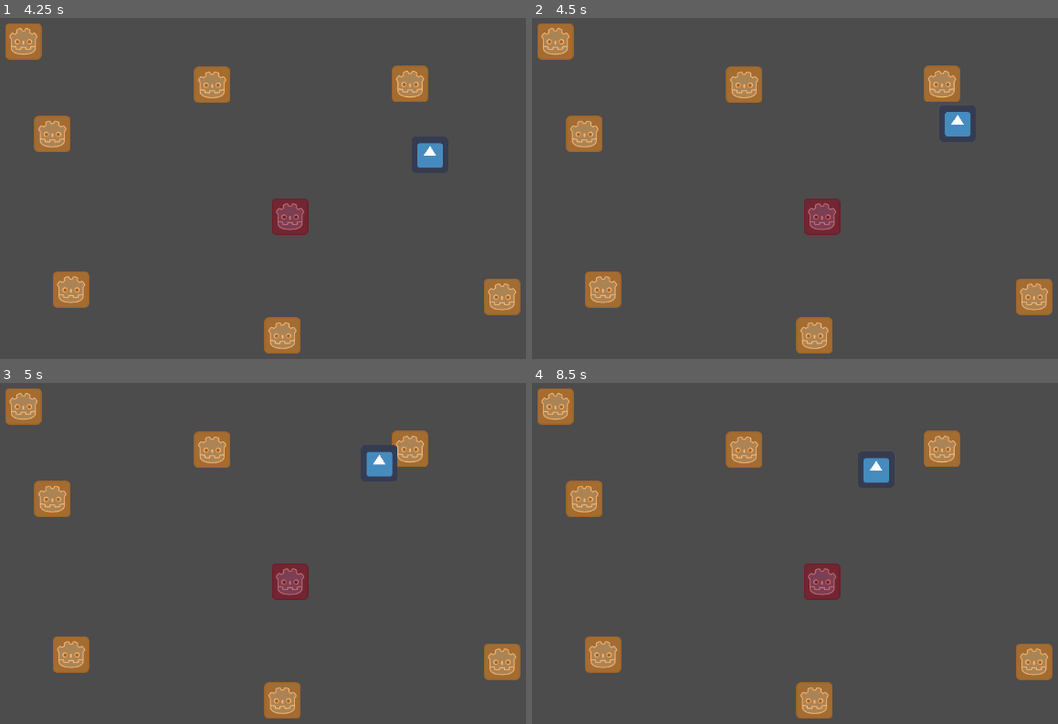
Above: before the commit, frames 1-4 (two rows, left to right).
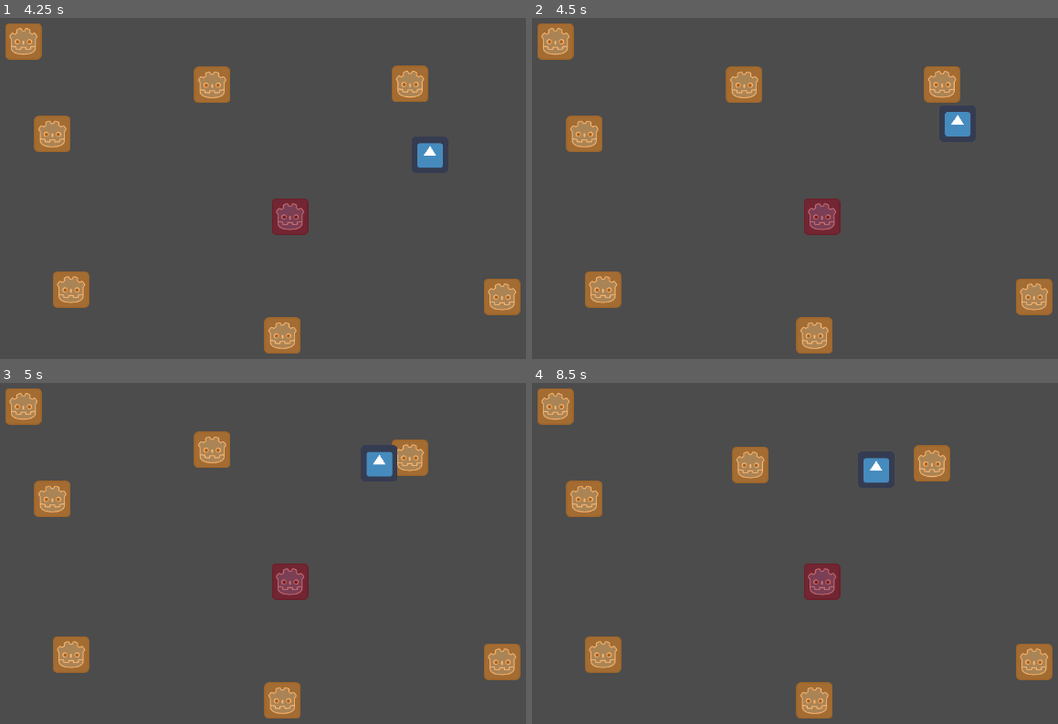
Above: after the commit, the same moments.

Repository: Ant0yne/action_concierge
Game: Godot game, scene res://Scenes/Menu.tscn
Same seed, same stepped clock (60 frames per second), same inputs: the game is played once before the commit and once after it. The engine's default icon, where the game draws it, is replaced by a stand-in: a white triangle on a blue panel in a dark square.
Inputs (mouse positions are in pixels of both pictures, inside the frame that each line leads up to):
- Up to frame 1 (4.25 s): click (26, 328) at 0.5 s; tap Enter at 1.25 s; hold Right (ui_right) 1.28-2.03 s; hold Down (ui_down) 2.03-2.78 s; tap Space at 2.75 s; hold Right (ui_right) 2.78-3.53 s; hold Up (ui_up) from 3.53 s (still down)
- Up to frame 2 (4.5 s): release Up (ui_up) at 4.28 s; hold Left (ui_left) from 4.28 s (still down)
- Up to frame 3 (5 s): keep holding Left (ui_left)
- Up to frame 4 (8.5 s): release Left (ui_left) at 5.78 s; hold Down (ui_down) 5.78-6.53 s; hold Right (ui_right) 6.53-7.28 s; hold Up (ui_up) 7.28-8.03 s; hold Right (ui_right) from 8.03 s (still down)

Frame 1 is identical in both runs. In frame 2, less than 0.1% of the frame differs, in the area x 75-81%, y 13-25%; in frame 3, 0.6%; in frame 4, 2.1%, in the area x 36-82%, y 13-30%.

Commit message:
rangement code + detection box + chasse

Diff:
--- /dev/null
+++ b/Scenes/DetectionPerso.gd
@@ -0,0 +1,12 @@
+extends Area2D
+
+var perso = null
+
+func _voit_perso():
+	return perso != null
+
+func _on_DetectionPerso_body_entered(body):
+	perso = body
+
+func _on_DetectionPerso_body_exited(body):
+	perso = null
--- /dev/null
+++ b/Scenes/DetectionPerso.tscn
@@ -0,0 +1,12 @@
+[gd_scene load_steps=2 format=2]
+
+[ext_resource path="res://Scenes/DetectionPerso.gd" type="Script" id=1]
+
+[node name="DetectionPerso" type="Area2D"]
+collision_layer = 0
+collision_mask = 2
+script = ExtResource( 1 )
+
+[node name="CollisionShape2D" type="CollisionShape2D" parent="."]
+[connection signal="body_entered" from="." to="." method="_on_DetectionPerso_body_entered"]
+[connection signal="body_exited" from="." to="." method="_on_DetectionPerso_body_exited"]
--- a/Scenes/HurtBox.tscn
+++ b/Scenes/HurtBox.tscn
@@ -1,7 +1,12 @@
-[gd_scene format=2]
+[gd_scene load_steps=2 format=2]
+
+[ext_resource path="res://Script/HurtBox.gd" type="Script" id=1]
+
 
 [node name="HurtBoxe" type="Area2D"]
 collision_layer = 0
 collision_mask = 0
+script = ExtResource( 1 )
 
 [node name="CollisionShape2D" type="CollisionShape2D" parent="."]
+[connection signal="area_entered" from="." to="." method="_on_HurtBoxe_area_entered"]
--- a/Scenes/Perso.tscn
+++ b/Scenes/Perso.tscn
@@ -27,34 +27,69 @@
 "name": "Marche Gauche",
 "speed": 5.0
 }, {
+"frames": [ ExtResource( 5 ) ],
+"loop": true,
+"name": "Marche Bas",
+"speed": 5.0
+}, {
+"frames": [ ExtResource( 4 ) ],
+"loop": true,
+"name": "Marche Droite",
+"speed": 5.0
+}, {
+"frames": [ ExtResource( 8 ) ],
+"loop": true,
+"name": "Idle Gauche",
+"speed": 5.0
+}, {
+"frames": [ ExtResource( 17 ) ],
+"loop": true,
+"name": "Dash Haut",
+"speed": 5.0
+}, {
 "frames": [ ExtResource( 6 ) ],
 "loop": true,
 "name": "Marche Haut",
 "speed": 5.0
 }, {
-"frames": [ ExtResource( 8 ) ],
-"loop": true,
-"name": "Idle Gauche",
-"speed": 5.0
-}, {
-"frames": [ ExtResource( 4 ) ],
-"loop": true,
-"name": "Marche Droite",
-"speed": 5.0
-}, {
 "frames": [ ExtResource( 7 ) ],
 "loop": true,
 "name": "Idle Droite",
 "speed": 5.0
 }, {
+"frames": [ ExtResource( 13 ) ],
+"loop": true,
+"name": "Attaque haut",
+"speed": 5.0
+}, {
+"frames": [ ExtResource( 12 ) ],
+"loop": true,
+"name": "Attaque Droite",
+"speed": 5.0
+}, {
+"frames": [ ExtResource( 15 ) ],
+"loop": true,
+"name": "Dash Bas",
+"speed": 5.0
+}, {
+"frames": [ ExtResource( 16 ) ],
+"loop": true,
+"name": "Dash Gauche",
+"speed": 5.0
+}, {
+"frames": [ ExtResource( 1 ) ],
+"loop": true,
+"name": "Idle Haut",
+"speed": 5.0
+}, {
 "frames": [ ExtResource( 11 ) ],
 "loop": true,
 "name": "Attaque Bas",
 "speed": 5.0
 }, {
-"frames": [ ExtResource( 5 ) ],
-"loop": true,
-"name": "Marche Bas",
+"frames": [ ExtResource( 3 ) ],
+"loop": true,
+"name": "Idle Bas",
 "speed": 5.0
 }, {
 "frames": [ ExtResource( 10 ) ],
@@ -62,44 +97,9 @@
 "name": "Attaque Gauche",
 "speed": 5.0
 }, {
-"frames": [ ExtResource( 3 ) ],
-"loop": true,
-"name": "Idle Bas",
-"speed": 5.0
-}, {
-"frames": [ ExtResource( 12 ) ],
-"loop": true,
-"name": "Attaque Droite",
-"speed": 5.0
-}, {
-"frames": [ ExtResource( 13 ) ],
-"loop": true,
-"name": "Attaque haut",
-"speed": 5.0
-}, {
-"frames": [ ExtResource( 1 ) ],
-"loop": true,
-"name": "Idle Haut",
-"speed": 5.0
-}, {
-"frames": [ ExtResource( 15 ) ],
-"loop": true,
-"name": "Dash Bas",
-"speed": 5.0
-}, {
 "frames": [ ExtResource( 18 ) ],
 "loop": true,
 "name": "Dash Droite",
-"speed": 5.0
-}, {
-"frames": [ ExtResource( 16 ) ],
-"loop": true,
-"name": "Dash Gauche",
-"speed": 5.0
-}, {
-"frames": [ ExtResource( 17 ) ],
-"loop": true,
-"name": "Dash Haut",
 "speed": 5.0
 } ]
 
@@ -783,50 +783,25 @@
 max_space = Vector2( 1, 1.1 )
 blend_mode = 1
 
-[sub_resource type="AnimationNodeAnimation" id=41]
+[sub_resource type="AnimationNodeAnimation" id=24]
 animation = "DashGauche"
 
-[sub_resource type="AnimationNodeAnimation" id=42]
+[sub_resource type="AnimationNodeAnimation" id=25]
 animation = "DashBas"
 
-[sub_resource type="AnimationNodeAnimation" id=43]
+[sub_resource type="AnimationNodeAnimation" id=26]
 animation = "DashDroite"
 
-[sub_resource type="AnimationNodeAnimation" id=44]
+[sub_resource type="AnimationNodeAnimation" id=27]
 animation = "DashHaut"
-
-[sub_resource type="AnimationNodeBlendSpace2D" id=45]
-blend_point_0/node = SubResource( 41 )
-blend_point_0/pos = Vector2( -1, 0 )
-blend_point_1/node = SubResource( 42 )
-blend_point_1/pos = Vector2( 0, 1.1 )
-blend_point_2/node = SubResource( 43 )
-blend_point_2/pos = Vector2( 1, 0 )
-blend_point_3/node = SubResource( 44 )
-blend_point_3/pos = Vector2( 0, -1.1 )
-min_space = Vector2( -1, -1.1 )
-max_space = Vector2( 1, 1.1 )
-blend_mode = 1
-
-[sub_resource type="AnimationNodeAnimation" id=24]
-animation = "IdleGauche"
-
-[sub_resource type="AnimationNodeAnimation" id=25]
-animation = "IdleDroite"
-
-[sub_resource type="AnimationNodeAnimation" id=26]
-animation = "IdleBas"
-
-[sub_resource type="AnimationNodeAnimation" id=27]
-animation = "IldeHaut"
 
 [sub_resource type="AnimationNodeBlendSpace2D" id=28]
 blend_point_0/node = SubResource( 24 )
 blend_point_0/pos = Vector2( -1, 0 )
 blend_point_1/node = SubResource( 25 )
-blend_point_1/pos = Vector2( 1, 0 )
+blend_point_1/pos = Vector2( 0, 1.1 )
 blend_point_2/node = SubResource( 26 )
-blend_point_2/pos = Vector2( 0, 1.1 )
+blend_point_2/pos = Vector2( 1, 0 )
 blend_point_3/node = SubResource( 27 )
 blend_point_3/pos = Vector2( 0, -1.1 )
 min_space = Vector2( -1, -1.1 )
@@ -834,16 +809,16 @@
 blend_mode = 1
 
 [sub_resource type="AnimationNodeAnimation" id=29]
-animation = "MarcheGauche"
+animation = "IdleGauche"
 
 [sub_resource type="AnimationNodeAnimation" id=30]
-animation = "MarcheDroite"
+animation = "IdleDroite"
 
 [sub_resource type="AnimationNodeAnimation" id=31]
-animation = "MarcheBas"
+animation = "IdleBas"
 
 [sub_resource type="AnimationNodeAnimation" id=32]
-animation = "MarcheHaut"
+animation = "IldeHaut"
 
 [sub_resource type="AnimationNodeBlendSpace2D" id=33]
 blend_point_0/node = SubResource( 29 )
@@ -858,34 +833,59 @@
 max_space = Vector2( 1, 1.1 )
 blend_mode = 1
 
-[sub_resource type="AnimationNodeStateMachineTransition" id=34]
-
-[sub_resource type="AnimationNodeStateMachineTransition" id=35]
-
-[sub_resource type="AnimationNodeStateMachineTransition" id=36]
-
-[sub_resource type="AnimationNodeStateMachineTransition" id=37]
-
-[sub_resource type="AnimationNodeStateMachineTransition" id=46]
-
-[sub_resource type="AnimationNodeStateMachineTransition" id=47]
-
-[sub_resource type="AnimationNodeStateMachine" id=38]
+[sub_resource type="AnimationNodeAnimation" id=34]
+animation = "MarcheGauche"
+
+[sub_resource type="AnimationNodeAnimation" id=35]
+animation = "MarcheDroite"
+
+[sub_resource type="AnimationNodeAnimation" id=36]
+animation = "MarcheBas"
+
+[sub_resource type="AnimationNodeAnimation" id=37]
+animation = "MarcheHaut"
+
+[sub_resource type="AnimationNodeBlendSpace2D" id=38]
+blend_point_0/node = SubResource( 34 )
+blend_point_0/pos = Vector2( -1, 0 )
+blend_point_1/node = SubResource( 35 )
+blend_point_1/pos = Vector2( 1, 0 )
+blend_point_2/node = SubResource( 36 )
+blend_point_2/pos = Vector2( 0, 1.1 )
+blend_point_3/node = SubResource( 37 )
+blend_point_3/pos = Vector2( 0, -1.1 )
+min_space = Vector2( -1, -1.1 )
+max_space = Vector2( 1, 1.1 )
+blend_mode = 1
+
+[sub_resource type="AnimationNodeStateMachineTransition" id=39]
+
+[sub_resource type="AnimationNodeStateMachineTransition" id=40]
+
+[sub_resource type="AnimationNodeStateMachineTransition" id=41]
+
+[sub_resource type="AnimationNodeStateMachineTransition" id=42]
+
+[sub_resource type="AnimationNodeStateMachineTransition" id=43]
+
+[sub_resource type="AnimationNodeStateMachineTransition" id=44]
+
+[sub_resource type="AnimationNodeStateMachine" id=45]
 states/Attaque/node = SubResource( 23 )
 states/Attaque/position = Vector2( 320, 244 )
-states/Dash/node = SubResource( 45 )
+states/Dash/node = SubResource( 28 )
 states/Dash/position = Vector2( 320, 25 )
-states/Idle/node = SubResource( 28 )
+states/Idle/node = SubResource( 33 )
 states/Idle/position = Vector2( 320, 138 )
-states/Marche/node = SubResource( 33 )
+states/Marche/node = SubResource( 38 )
 states/Marche/position = Vector2( 540, 138 )
-transitions = [ "Idle", "Marche", SubResource( 34 ), "Marche", "Idle", SubResource( 35 ), "Attaque", "Idle", SubResource( 36 ), "Idle", "Attaque", SubResource( 37 ), "Dash", "Idle", SubResource( 46 ), "Idle", "Dash", SubResource( 47 ) ]
+transitions = [ "Idle", "Marche", SubResource( 39 ), "Marche", "Idle", SubResource( 40 ), "Attaque", "Idle", SubResource( 41 ), "Idle", "Attaque", SubResource( 42 ), "Dash", "Idle", SubResource( 43 ), "Idle", "Dash", SubResource( 44 ) ]
 start_node = "Idle"
 graph_offset = Vector2( -74, -28 )
 
-[sub_resource type="AnimationNodeStateMachinePlayback" id=39]
-
-[sub_resource type="RectangleShape2D" id=40]
+[sub_resource type="AnimationNodeStateMachinePlayback" id=46]
+
+[sub_resource type="RectangleShape2D" id=47]
 extents = Vector2( 19, 28 )
 
 [node name="Personnage" type="KinematicBody2D"]
@@ -895,7 +895,7 @@
 [node name="AnimatedSprite" type="AnimatedSprite" parent="."]
 position = Vector2( 0, -23 )
 frames = SubResource( 1 )
-animation = "Dash Bas"
+animation = "Marche Droite"
 
 [node name="CollisionShape2D" type="CollisionShape2D" parent="."]
 shape = SubResource( 2 )
--- a/Scenes/RH.tscn
+++ b/Scenes/RH.tscn
@@ -1,9 +1,10 @@
-[gd_scene load_steps=8 format=2]
+[gd_scene load_steps=10 format=2]
 
 [ext_resource path="res://RH/RH.png" type="Texture" id=1]
 [ext_resource path="res://Script/RH.gd" type="Script" id=2]
 [ext_resource path="res://Scenes/HurtBox.tscn" type="PackedScene" id=3]
 [ext_resource path="res://Scenes/Stats.tscn" type="PackedScene" id=4]
+[ext_resource path="res://Scenes/DetectionPerso.tscn" type="PackedScene" id=5]
 
 [sub_resource type="SpriteFrames" id=1]
 animations = [ {
@@ -13,11 +14,14 @@
 "speed": 5.0
 } ]
 
-[sub_resource type="RectangleShape2D" id=3]
+[sub_resource type="RectangleShape2D" id=2]
 extents = Vector2( 29.8772, 6.01342 )
 
-[sub_resource type="RectangleShape2D" id=2]
+[sub_resource type="RectangleShape2D" id=3]
 extents = Vector2( 30.0082, 29.8916 )
+
+[sub_resource type="CircleShape2D" id=4]
+radius = 108.383
 
 [node name="RH" type="KinematicBody2D"]
 collision_layer = 16
@@ -28,17 +32,25 @@
 
 [node name="CollisionShape2D" type="CollisionShape2D" parent="."]
 position = Vector2( 0, 24 )
-shape = SubResource( 3 )
+shape = SubResource( 2 )
 
 [node name="HurtBoxe" parent="." instance=ExtResource( 3 )]
 collision_layer = 8
 
 [node name="CollisionShape2D" parent="HurtBoxe" index="0"]
-shape = SubResource( 2 )
+shape = SubResource( 3 )
 
 [node name="Stats" parent="." instance=ExtResource( 4 )]
 max_vie = 3
+
+[node name="DetectionPerso" parent="." instance=ExtResource( 5 )]
+
+[node name="CollisionShape2D" parent="DetectionPerso" index="0"]
+modulate = Color( 1, 1, 1, 0.313726 )
+shape = SubResource( 4 )
 [connection signal="area_entered" from="HurtBoxe" to="." method="_on_HurtBoxe_area_entered"]
 [connection signal="vie_zero" from="Stats" to="." method="_on_Stats_vie_zero"]
 
 [editable path="HurtBoxe"]
+
+[editable path="DetectionPerso"]
--- a/Scenes/RHEffect.tscn
+++ b/Scenes/RHEffetMort.tscn
@@ -1,7 +1,7 @@
 [gd_scene load_steps=4 format=2]
 
 [ext_resource path="res://Effet/RHeffet.png" type="Texture" id=1]
-[ext_resource path="res://Script/RHEffect.gd" type="Script" id=2]
+[ext_resource path="res://Script/Effet.gd" type="Script" id=2]
 
 [sub_resource type="SpriteFrames" id=1]
 animations = [ {
@@ -11,9 +11,6 @@
 "speed": 12.0
 } ]
 
-[node name="RHEffect" type="Node2D"]
+[node name="RHEffetMort" type="AnimatedSprite"]
+frames = SubResource( 1 )
 script = ExtResource( 2 )
-
-[node name="AnimatedSprite" type="AnimatedSprite" parent="."]
-frames = SubResource( 1 )
-[connection signal="animation_finished" from="AnimatedSprite" to="." method="_on_AnimatedSprite_animation_finished"]
--- /dev/null
+++ b/Scenes/RHEffetTouche.tscn
@@ -0,0 +1,16 @@
+[gd_scene load_steps=4 format=2]
+
+[ext_resource path="res://RH/RH_touche.png" type="Texture" id=1]
+[ext_resource path="res://Script/Effet.gd" type="Script" id=2]
+
+[sub_resource type="SpriteFrames" id=1]
+animations = [ {
+"frames": [ ExtResource( 1 ), null, ExtResource( 1 ), null ],
+"loop": false,
+"name": "default",
+"speed": 12.0
+} ]
+
+[node name="RHEffetTouche" type="AnimatedSprite"]
+frames = SubResource( 1 )
+script = ExtResource( 2 )
--- /dev/null
+++ b/Script/Effet.gd
@@ -0,0 +1,9 @@
+extends AnimatedSprite
+
+func _ready():
+	connect("animation_finished", self,"_quand_animation_finie")
+	frame = 0
+	play("default")
+
+func _quand_animation_finie():
+	queue_free()
--- a/Script/HitBox.gd
+++ b/Script/HitBox.gd
@@ -1,3 +1,3 @@
 extends Area2D
 
-export var dommage = 1
+export var dommage = int(1)
--- /dev/null
+++ b/Script/HurtBox.gd
@@ -0,0 +1,12 @@
+extends Area2D
+
+export var touche_visible = bool(true)
+
+const RHEffetTouche = preload("res://Scenes/RHEffetTouche.tscn")
+
+func _on_HurtBoxe_area_entered(area):
+	if touche_visible:
+		var effet = RHEffetTouche.instance()
+		var main = get_tree().current_scene
+		main.add_child(effet)
+		effet.global_position = global_position
--- a/Script/Menu.gd
+++ b/Script/Menu.gd
@@ -7,6 +7,5 @@
 func _on_Quitter_button_up():
 	get_tree().quit()
 
-
 func _on_Jouer_button_up():
 	get_tree().change_scene("res://Scenes/Main.tscn")
--- a/Script/Personnage.gd
+++ b/Script/Personnage.gd
@@ -37,7 +37,6 @@
 
 		ATTAQUE:
 			attaque_etat(delta)
-
 
 func marche_etat(delta):
 	var input_vecteur = Vector2.ZERO
--- a/Script/RH.gd
+++ b/Script/RH.gd
@@ -1,21 +1,61 @@
 extends KinematicBody2D
 
-const FORCE_RECUL = 150
+const RHEffetMort = preload("res://Scenes/RHEffetMort.tscn")
+
+const FORCE_RECUL = int(350)
+const ACCELERATION = int(100)
+const VIT_MAX = int(50)
+const FRICTION = int(600)
 
 onready var stats = $Stats
+onready var detectionPerso = $DetectionPerso
+onready var animatedSprite = $AnimatedSprite
 
+var velocite = Vector2.ZERO
 var recul = Vector2.ZERO
 
+enum {
+	IDLE,
+	MARCHE,
+	CHASSE
+}
+
+var etat = CHASSE
+
 func _physics_process(delta):
-	recul = recul.move_toward(Vector2.ZERO, 200 * delta)
+	recul = recul.move_toward(Vector2.ZERO, FRICTION * delta)
 	recul = move_and_slide(recul)
 
+	match etat :
+		IDLE:
+			velocite = velocite.move_toward(Vector2.ZERO, FRICTION * delta)
+			_a_vu_perso()
+
+		MARCHE:
+			pass
+
+		CHASSE:
+			_chasse_perso(delta)
+
+	velocite = move_and_slide(velocite)
+
+func _a_vu_perso():
+	if detectionPerso._voit_perso():
+		etat = CHASSE
+
+func _chasse_perso(delta):
+	var perso = detectionPerso.perso
+	if perso != null:
+		var direction_perso = (perso.global_position - global_position).normalized()
+		velocite = velocite.move_toward(direction_perso * VIT_MAX, ACCELERATION * delta)
+	else:
+		etat = IDLE
+	animatedSprite.flip_h = velocite.x < 0
+
 func creation_rh_effect():
-	var RHEffect = load("res://Scenes/RHEffect.tscn")
-	var rhEffect = RHEffect.instance()
-	var main = get_tree().current_scene
-	main.add_child(rhEffect)
-	rhEffect.global_position = global_position
+	var rhEffetMort = RHEffetMort.instance()
+	get_parent().add_child(rhEffetMort)
+	rhEffetMort.global_position = global_position
 
 func _on_HurtBoxe_area_entered(area):
 	recul = area.recul_vecteur * FORCE_RECUL
--- a/Script/RHEffect.gd
+++ /dev/null
@@ -1,10 +0,0 @@
-extends Node2D
-
-onready var animatedSprite = $AnimatedSprite
-
-func _ready():
-	animatedSprite.frame = 0
-	animatedSprite.play("default")
-
-func _on_AnimatedSprite_animation_finished():
-	queue_free()
--- a/Script/Stats.gd
+++ b/Script/Stats.gd
@@ -1,7 +1,7 @@
 extends Node
 
-export var max_vie = 1
-onready var vie = max_vie setget set_vie
+export var max_vie = int(1)
+onready var vie = int(max_vie) setget set_vie
 
 signal vie_zero
 
Binary file added: RH/RH_touche.png
Not shown, added: RH/RH_touche.png.import
Not shown: 2 places in Scenes/Perso.tscn that only renumber resources
Not shown, added: RH/RH_touche.png~
